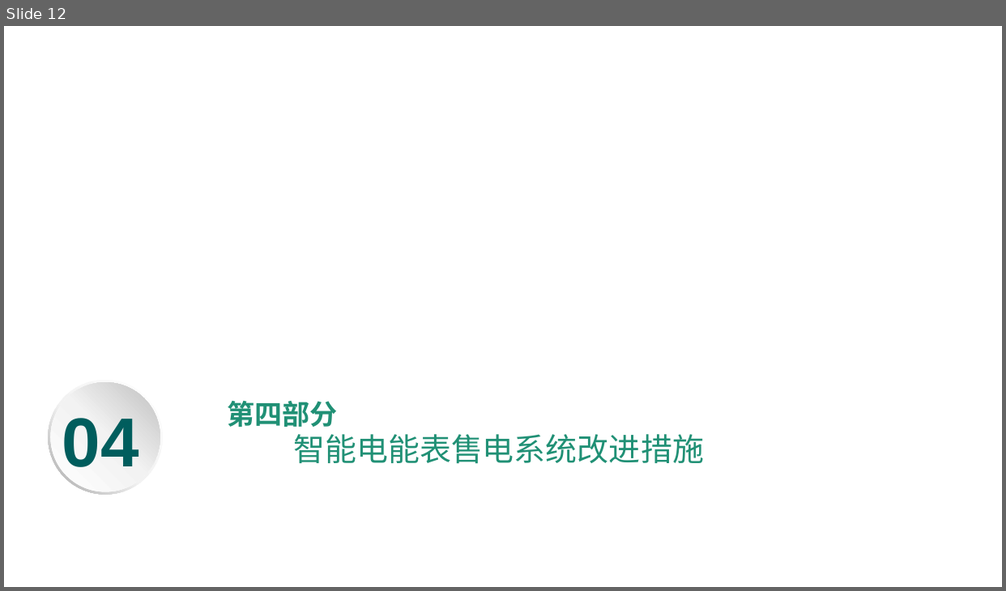
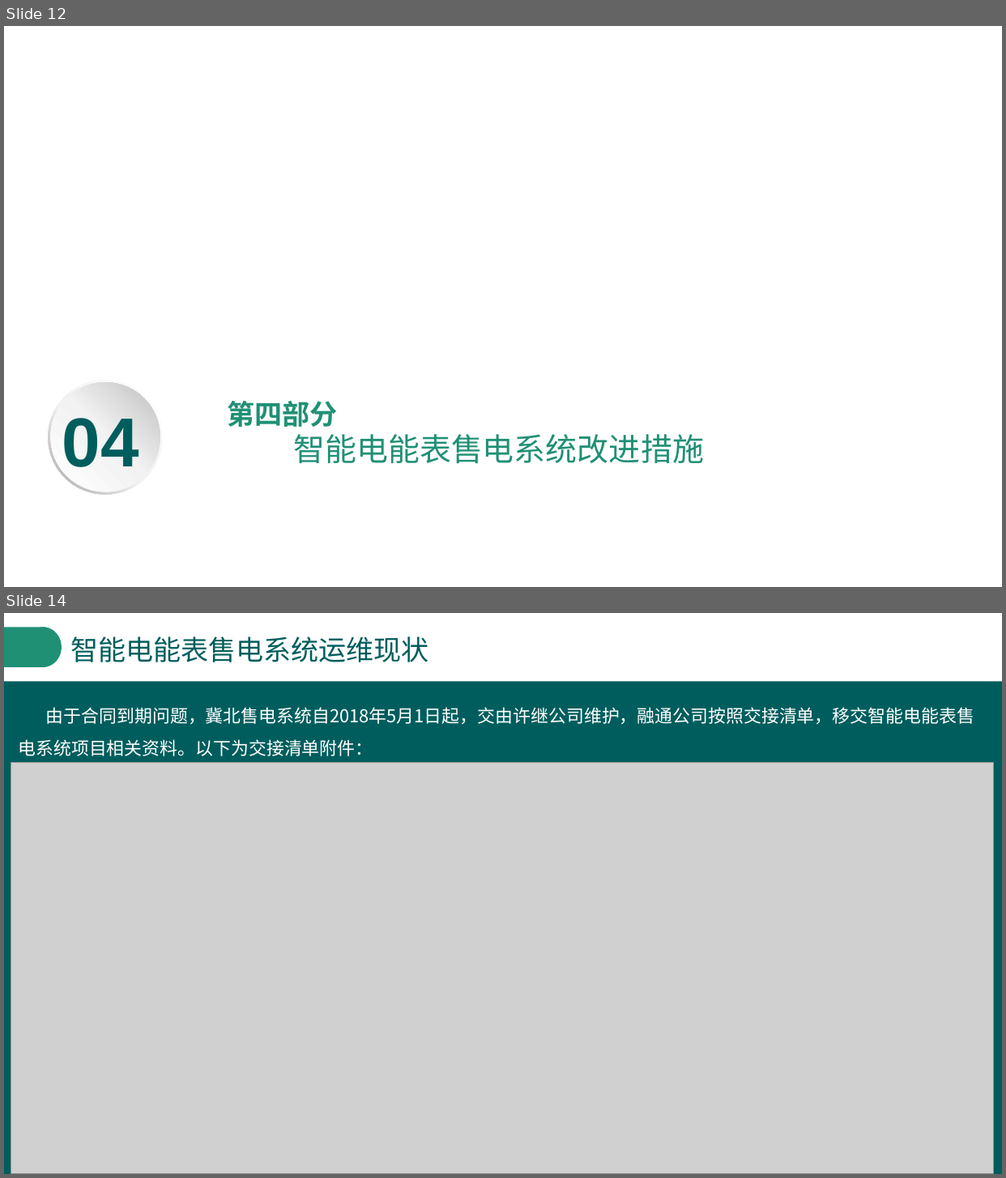
Before and after one commit to cuda-convnet/-2018, a slide deck: 智能电能表售电系统验收报告.pptx. Shown one above the other, each under a label of ours: slide 12 before the commit, slides 12 and 14 after it; the slides between them are not shown. The pictures are 1006x591 and 1006x1178 pixels, drawn with LibreOffice and Linux fonts; fonts in the diff are those of the drawing; grey boxes stand for pictures; background and template pictures are left out. Boxes give left, top, right and bottom in pixels: in the first picture for what was removed or moved away, otherwise in the second. Text is boxed around its words. In the diff, an @@ line names an element or a change of style, - is before the commit and + after.

```diff
--- a/智能电能表售电系统验收报告.pptx
+++ b/智能电能表售电系统验收报告.pptx
@@ slide 14 added at [4,613,1002,1174], background #FFFFFF @@
@@ rectangle added at [4,628,45,667], fill #209075 @@
@@ ellipse added at [24,628,62,667], fill #209075 @@
@@ text added at [71,636,429,662], 28 pt, text #005D5D @@
+智能电能表售电系统运维现状
@@ rectangle added at [4,681,1002,1174], fill #005D5D @@
@@ text added at [18,707,974,756], 18 pt, text #FFFFFF @@
+由于合同到期问题，冀北售电系统自2018年5月1日起，交由许继公司维护，融通公司按照交接清单，移交智能电能表售电系统项目相关资料。以下为交接清单附件：
@@ picture added at [11,763,993,1174] @@
```
Also in this commit, not shown: 7 slides changed, 2 other files.
